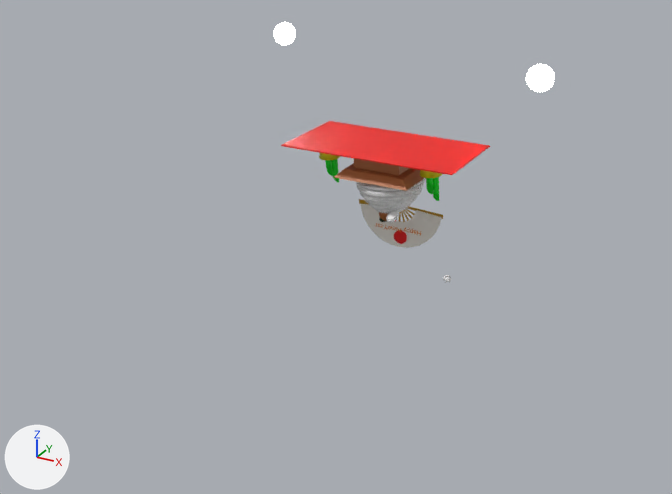
A saved change to the glTF model assets/snake.glb.
Rendered twice from a camera (50 mm lens) standing at (30.6, -64.9, 22.6) and looking at (-3.5, -2.9, -8.3). The axes (+X, +Y, +Z) are drawn at lower left. The lights are the same throughout.

The first picture shows 'Body', 'Cube', 'ICO球.001', '円柱', '立方体.001', '立方体.002'.
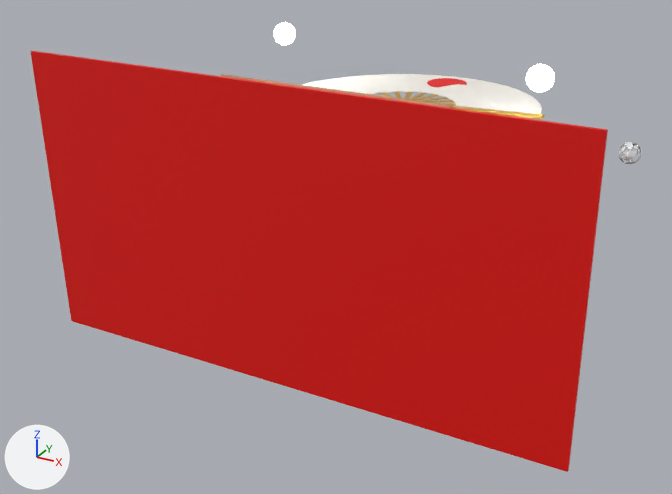
Boxes (x1, y1, x2, y2) around the edits, measured in the pictures (672 x 494 px):
```json
{"object": "立方体.002", "change": "moved, turned, rescaled", "before": [281, 121, 490, 175], "after": [30, 51, 608, 472]}
{"object": "Body", "change": "moved, turned, rescaled", "before": [359, 199, 443, 248], "after": [303, 74, 545, 120]}
{"object": "立方体.001", "change": "moved, turned, rescaled", "before": [334, 163, 424, 191], "after": [221, 74, 453, 108]}
{"object": "円柱", "change": "moved, turned, rescaled", "before": [394, 230, 407, 244], "after": [427, 78, 467, 88]}
{"object": "ICO球.001", "change": "rescaled", "before": [443, 275, 451, 283], "after": [619, 142, 642, 164], "on screen": "167% wider, 156% taller"}
{"object": "Cube", "change": "unchanged, covered by the edit", "before": [356, 178, 426, 223]}
```

The change, as JSON lines over the scene's bpy script:
```json
{"op": "set", "path": "ob_body.location", "old": "(0.37, 1.22, -5.1)", "new": "(0.12, 1.01, 3.14)"}
{"op": "set", "path": "ob_body.rotation_euler", "old": "(-1.605, 0.0, 0.0)", "new": "(-0.00655, 0.0, 0.0)", "note": "degrees (-92, 0, 0) -> degrees (-0.4, 0, 0)"}
{"op": "set", "path": "ob_body.scale", "old": "(0.151, 0.151, 0.151)", "new": "(0.441, 0.441, 0.441)"}
{"op": "set", "path": "ob_円柱.location", "old": "(0.52, 1.08, -8.11)", "new": "(0.53, 9.81, 2.97)"}
{"op": "set", "path": "ob_円柱.rotation_euler", "old": "(-1.563, 2.795, 0.00316)", "new": "(-0.0193, -0.00625, 2.795)", "note": "degrees (-90, 160, 0.2) -> degrees (-1.1, -0.4, 160)"}
{"op": "set", "path": "ob_円柱.scale", "old": "(-0.586, -0.586, -0.0593)", "new": "(-1.71, -1.71, -0.174)"}
{"op": "set", "path": "ob_立方体_001.location", "old": "(0.01, -0.74, -1.54)", "new": "(-0.95, -9.26, -2.87)"}
{"op": "set", "path": "ob_立方体_001.rotation_euler", "old": "(0.0, 0.0, 0.0)", "new": "(1.598, 0.0, 0.0)", "note": "degrees (0, 0, 0) -> degrees (92, 0, 0)"}
{"op": "set", "path": "ob_立方体_001.scale", "old": "(2.53, 2.53, 0.262)", "new": "(7.41, 7.41, 0.768)"}
{"op": "set", "path": "ob_立方体_002.location", "old": "(-0.13, -0.85, 0.31)", "new": "(-1.35, -14.67, -3.33)"}
{"op": "set", "path": "ob_立方体_002.rotation_euler", "old": "(0.0, 0.0, 3.142)", "new": "(1.544, 3.142, 0.0)", "note": "degrees (0, 0, 180) -> degrees (88, 180, 0)"}
{"op": "set", "path": "ob_立方体_002.scale", "old": "(-7.27, -3.92, -0.0443)", "new": "(-21.3, -11.5, -0.13)"}
{"op": "set", "path": "ob_ico球_001.scale", "old": "(0.342, 0.342, 0.342)", "new": "(1.0, 1.0, 1.0)"}
```
